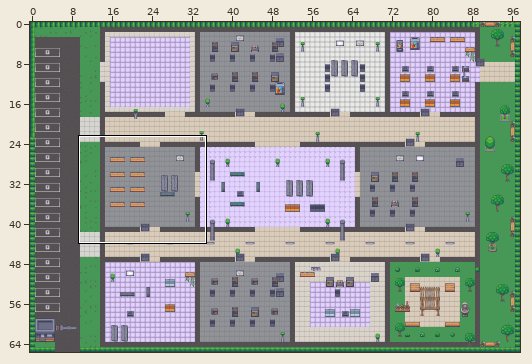
Two states of a Tiled map (JSON), content/maps/vorkium-hq.tmj. Above: a wide view before the commit, with the close-up outlined.
Close-up. Before:
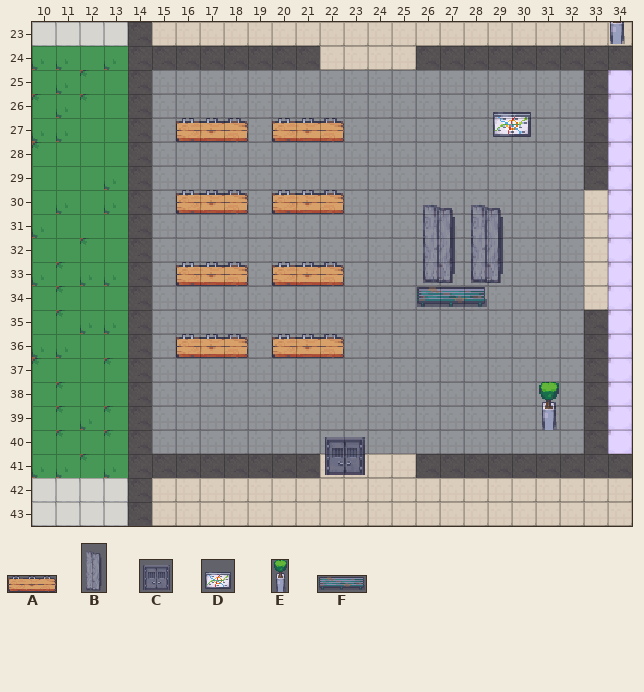
Cells are 16x16 px. Shown: x 10..34, y 23..43. The commit also changed other parts of the map, which this record leaves out.
Key: from "limezu-garden": A 10 "limezu-garden-big_shelf"; from "limezu-subway_and_train_statio": B 2 "limezu-subway_and_train_", C 93 "limezu-subway_and_train_", D 333 "limezu-subway_and_train_", E 357 "limezu-subway_and_train_", F 416 "limezu-subway_and_train_".
Objects are placed by their top-left corner, in cells (3,4 is the top-left corner of cell 3,4); size is 1x1 cell unless given.
Layers that did not change in this view are not listed.
Objects on layer "Furniture" before:
A "Bookshelf" at 16,27 size 3x1
A "Bookshelf" at 20,27 size 3x1
A "Bookshelf" at 16,30 size 3x1
A "Bookshelf" at 20,30 size 3x1
A "Bookshelf" at 16,33 size 3x1
A "Bookshelf" at 20,33 size 3x1
B "Study Table" at 26,30 size 2x4
B "Study Table" at 28,30 size 2x4
F "Study Bench" at 26,34 size 3x1
A "Bookshelf" at 16,36 size 3x1
A "Bookshelf" at 20,36 size 3x1
Objects on layer "Decorations" before:
E "Hall Plant" at 33.8,21.9 size 1x2
D "Resource Board" at 29,26 size 2x2
E "Plant" at 31,38 size 1x2
C "Library South Door" at 22,40 size 2x2
Objects on layer "Furniture #2" before:
A "Bookshelf" at 16,27 size 3x1
A "Bookshelf" at 20,27 size 3x1
A "Bookshelf" at 16,30 size 3x1
A "Bookshelf" at 20,30 size 3x1
A "Bookshelf" at 16,33 size 3x1
A "Bookshelf" at 20,33 size 3x1
B "Study Table" at 26,30 size 2x4
B "Study Table" at 28,30 size 2x4
F "Study Bench" at 26,34 size 3x1
A "Bookshelf" at 16,36 size 3x1
A "Bookshelf" at 20,36 size 3x1
New version:
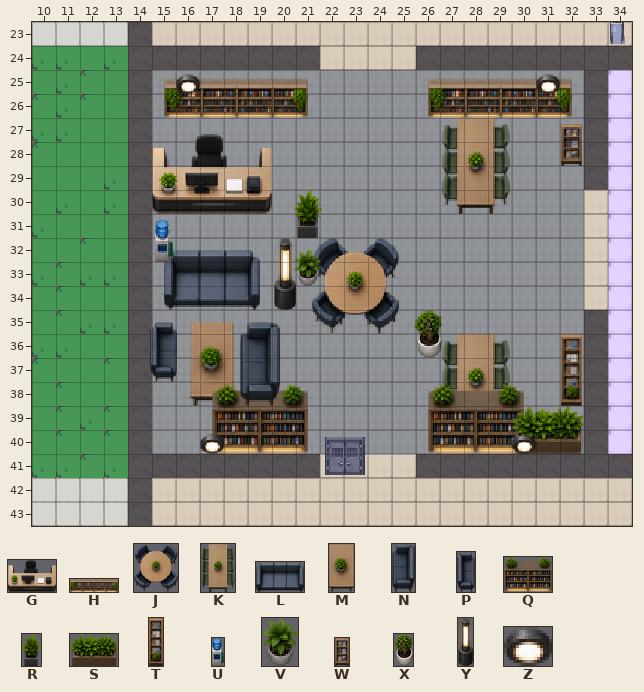
Further tiles: from "office-props": G 139 "library-reception-desk", H 140 "library-tall-bookshelf", J 142 "library-round-meeting-ta", K 143 "library-long-study-table", L 144 "library-sofa", M 145 "library-reading-table-na", N 146 "library-sofa-vertical", P 147 "library-loveseat-vertica", Q 150 "library-bookshelf-medium", R 151 "library-potted-plant-lar", S 152 "library-planter-box", T 154 "library-narrow-display-s", U 157 "library-water-cooler", V 158 "library-potted-plant-sma", W 159 "library-display-shelf", X 161 "library-potted-tree", Y 162 "library-floor-lamp", Z 164 "library-floor-light".
Edits made:
Layer "Furniture":
added: H "Library tall bookshelf" at 15.5,25.4 size 6x1.6
added: H "Library tall bookshelf" at 26.5,25.4 size 6x1.6
added: G "Library reception desk" at 15,27.7 size 5x3.3
added: L "Library sofa" at 15.5,32.5 size 4x2.5
added: M "Library reading table narrow" at 16.6,35.5 size 1.8x3.5
added: J "Library round meeting table" at 21.7,32 size 3.6x4
added: K "Library long study table" at 27.1,27 size 2.8x4
added: K "Library long study table" at 27.1,36 size 2.8x4
added: Q "Library bookshelf medium" at 17.5,38.1 size 4x2.9
added: Q "Library bookshelf medium" at 26.5,38.1 size 4x2.9
removed: A "Bookshelf" at 16,27 size 3x1
removed: A "Bookshelf" at 20,27 size 3x1
removed: A "Bookshelf" at 16,30 size 3x1
removed: A "Bookshelf" at 20,30 size 3x1
removed: A "Bookshelf" at 16,33 size 3x1
removed: A "Bookshelf" at 20,33 size 3x1
removed: B "Study Table" at 26,30 size 2x4
removed: B "Study Table" at 28,30 size 2x4
removed: F "Study Bench" at 26,34 size 3x1
removed: A "Bookshelf" at 16,36 size 3x1
removed: A "Bookshelf" at 20,36 size 3x1
Layer "Decorations":
added: Z "Library floor light" at 16,25.2 size 1x0.8
added: Z "Library floor light" at 31,25.2 size 1x0.8
added: W "Library display shelf" at 32.1,27.2 size 0.9x1.8
added: R "Library potted plant large" at 20.9,30 size 1.2x2
added: U "Library water cooler" at 15.1,31.2 size 0.8x1.8
added: V "Library potted plant small" at 20.9,32.5 size 1.1x1.5
added: Y "Library floor lamp" at 20.1,32 size 0.9x3
added: X "Library potted tree" at 25.9,35 size 1.2x2
added: P "Library loveseat vertical" at 14.9,35.5 size 1.1x2.5
added: N "Library sofa vertical" at 18.7,35.5 size 1.7x3.5
added: T "Library narrow display shelf" at 32.1,36 size 0.9x3
added: S "Library planter box" at 30,39 size 3x2
added: Z "Library floor light" at 17,40.2 size 1x0.8
added: Z "Library floor light" at 30,40.2 size 1x0.8
removed: D "Resource Board" at 29,26 size 2x2
removed: E "Plant" at 31,38 size 1x2
Layer "Furniture #2" (removed):
removed: A "Bookshelf" at 16,27 size 3x1
removed: A "Bookshelf" at 20,27 size 3x1
removed: A "Bookshelf" at 16,30 size 3x1
removed: A "Bookshelf" at 20,30 size 3x1
removed: A "Bookshelf" at 16,33 size 3x1
removed: A "Bookshelf" at 20,33 size 3x1
removed: B "Study Table" at 26,30 size 2x4
removed: B "Study Table" at 28,30 size 2x4
removed: F "Study Bench" at 26,34 size 3x1
removed: A "Bookshelf" at 16,36 size 3x1
removed: A "Bookshelf" at 20,36 size 3x1
